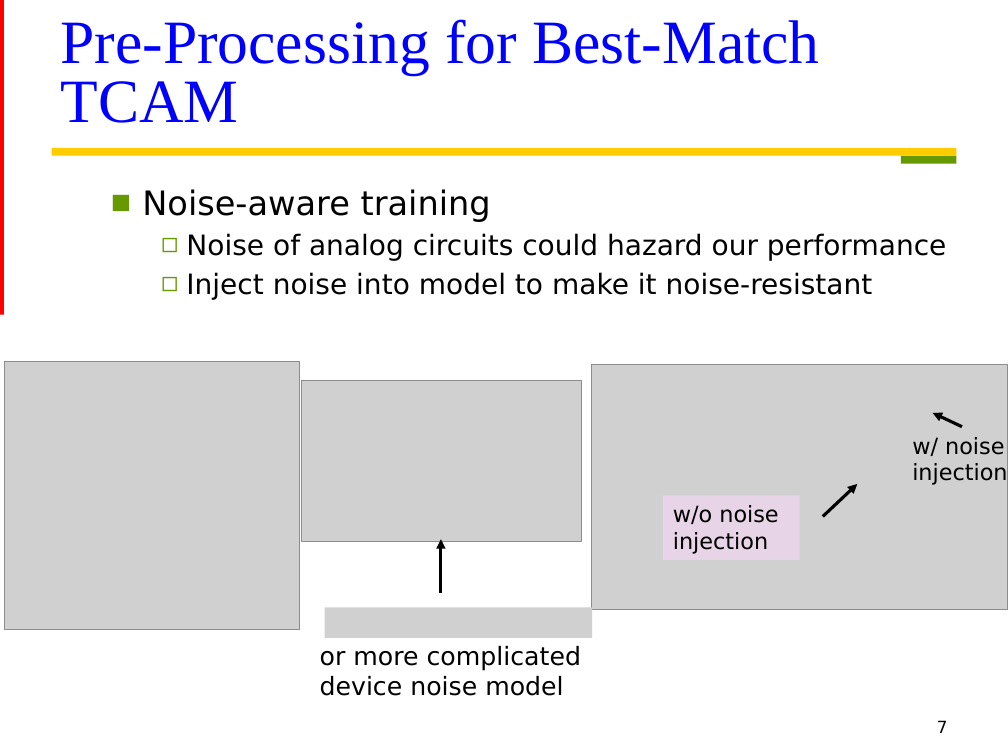
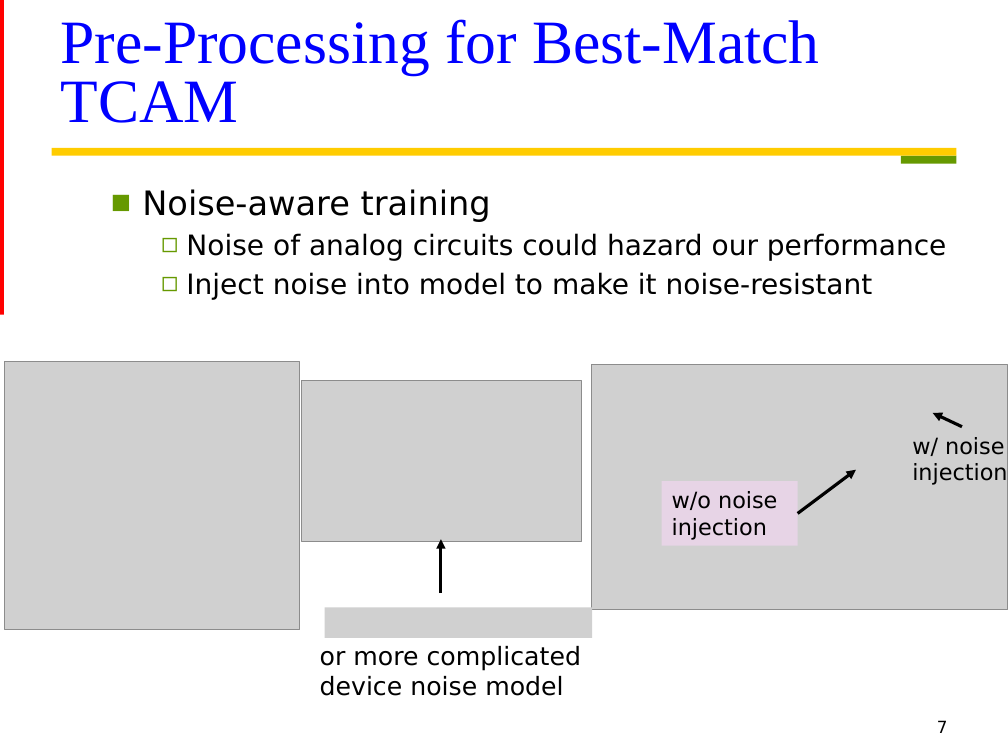
Before and after one commit to Oniontow/AndyWu_Project, a slide deck: slide 7 of IMS.pptx. Drawn at 1008x756 pixels with LibreOffice and Linux fonts; fonts in the diff are those of the drawing; grey boxes stand for pictures. Boxes give left, top, right and bottom in pixels: in the first picture for what was removed or moved away, otherwise in the second. Text is boxed around its words. In the diff, an @@ line names an element or a change of style, - is before the commit and + after.

```diff
--- a/IMS.pptx
+++ b/IMS.pptx
@@ arrow moved from (823, 516) - (857, 484) to (797, 513) - (856, 470) @@
@@ rectangle "w/o noise injection": place and size @@
-rectangle "w/o noise injection" at <box>663,496,800,560</box>
+rectangle "w/o noise injection" at <box>661,481,797,545</box>
```
Also in this commit, not shown: 1 other slide changed, 1 other file.
